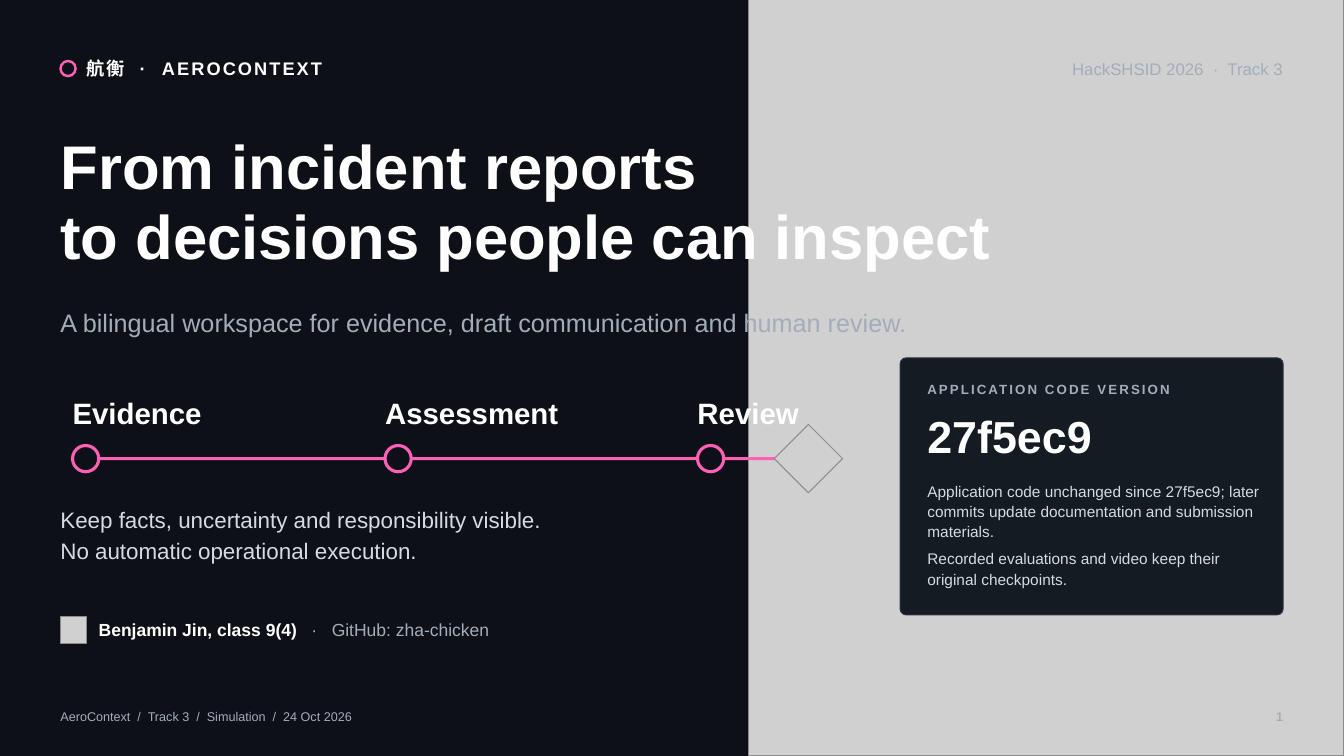
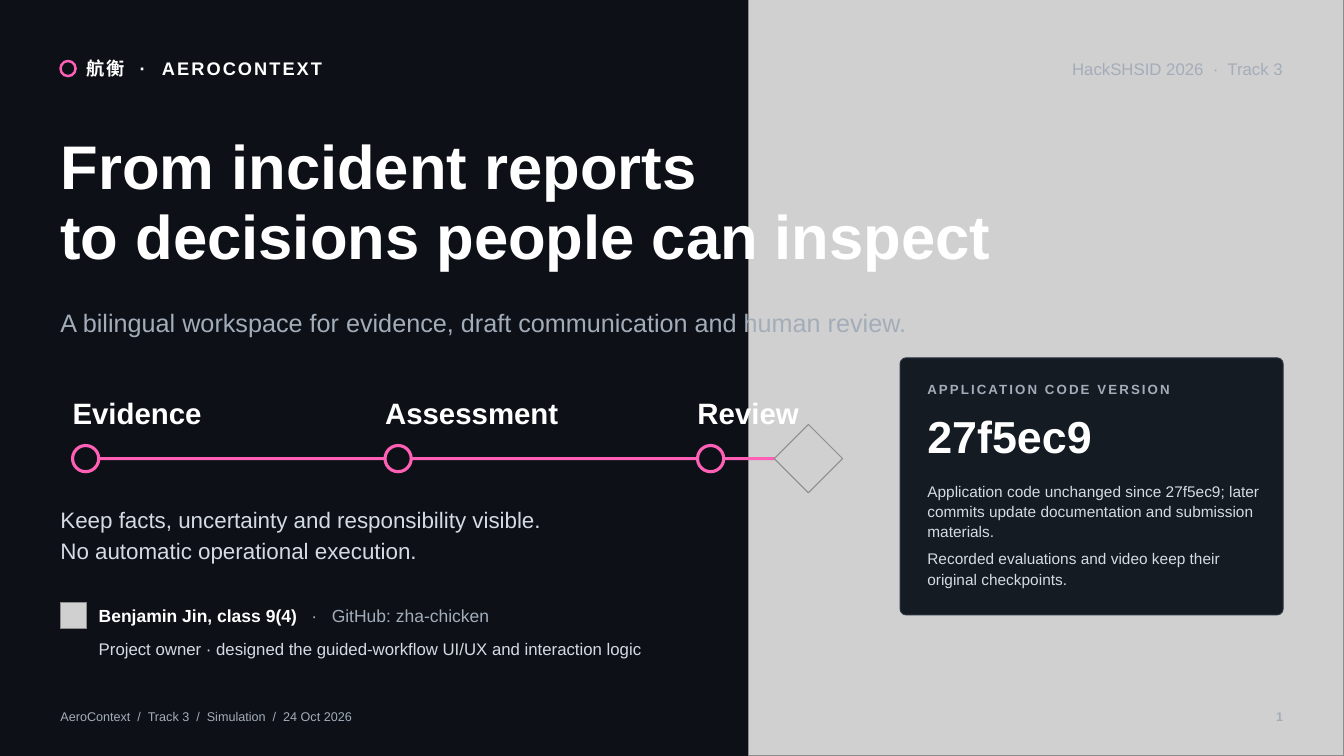
Before and after one commit to zha-chicken/runway-incident-workspace, a slide deck: slide 1 of submission/D01-client-presentation.pptx. Drawn at 1344x756 pixels with LibreOffice and Linux fonts; fonts in the diff are those of the drawing; grey boxes stand for pictures. Boxes give left, top, right and bottom in pixels: in the first picture for what was removed or moved away, otherwise in the second. Text is boxed around its words. In the diff, an @@ line names an element or a change of style, - is before the commit and + after.

```diff
--- a/submission/D01-client-presentation.pptx
+++ b/submission/D01-client-presentation.pptx
@@ picture: place and size @@
-picture at box(60, 617, 87, 643)
+picture at box(60, 603, 87, 629)
@@ text "Benjamin Jin, class 9(4) · ...": place and size @@
-text "Benjamin Jin, class 9(4) · ..." at box(99, 623, 489, 640)
+text "Benjamin Jin, class 9(4) · ..." at box(99, 609, 489, 626)
@@ text added at box(99, 643, 641, 659), 12 pt, text #D5DBE3 @@
+Project owner · designed the guided-workflow UI/UX and interaction logic
```
Also in this commit, not shown: 3 other slides changed, 1 slide added, 11 other files.
